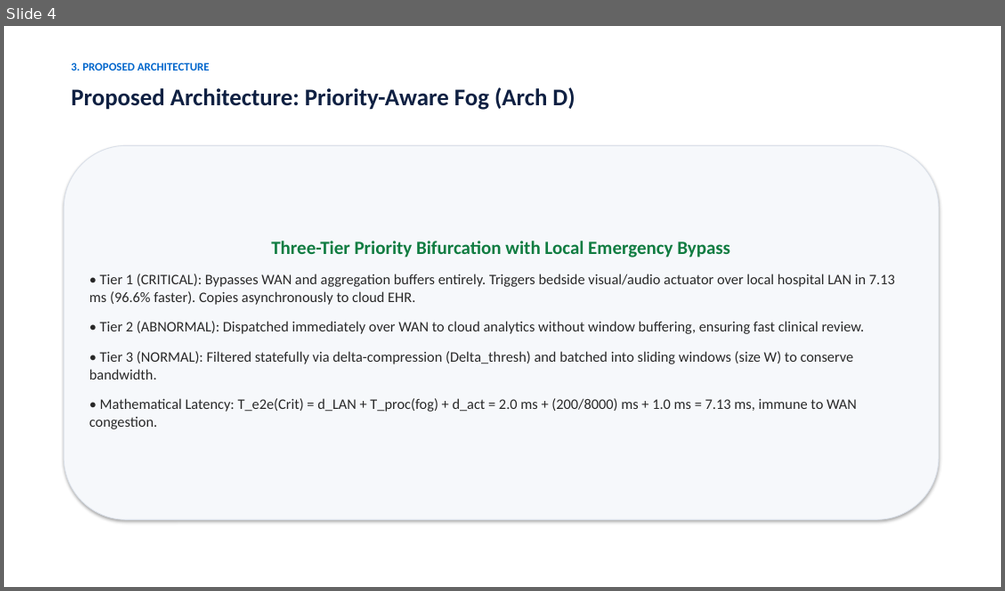
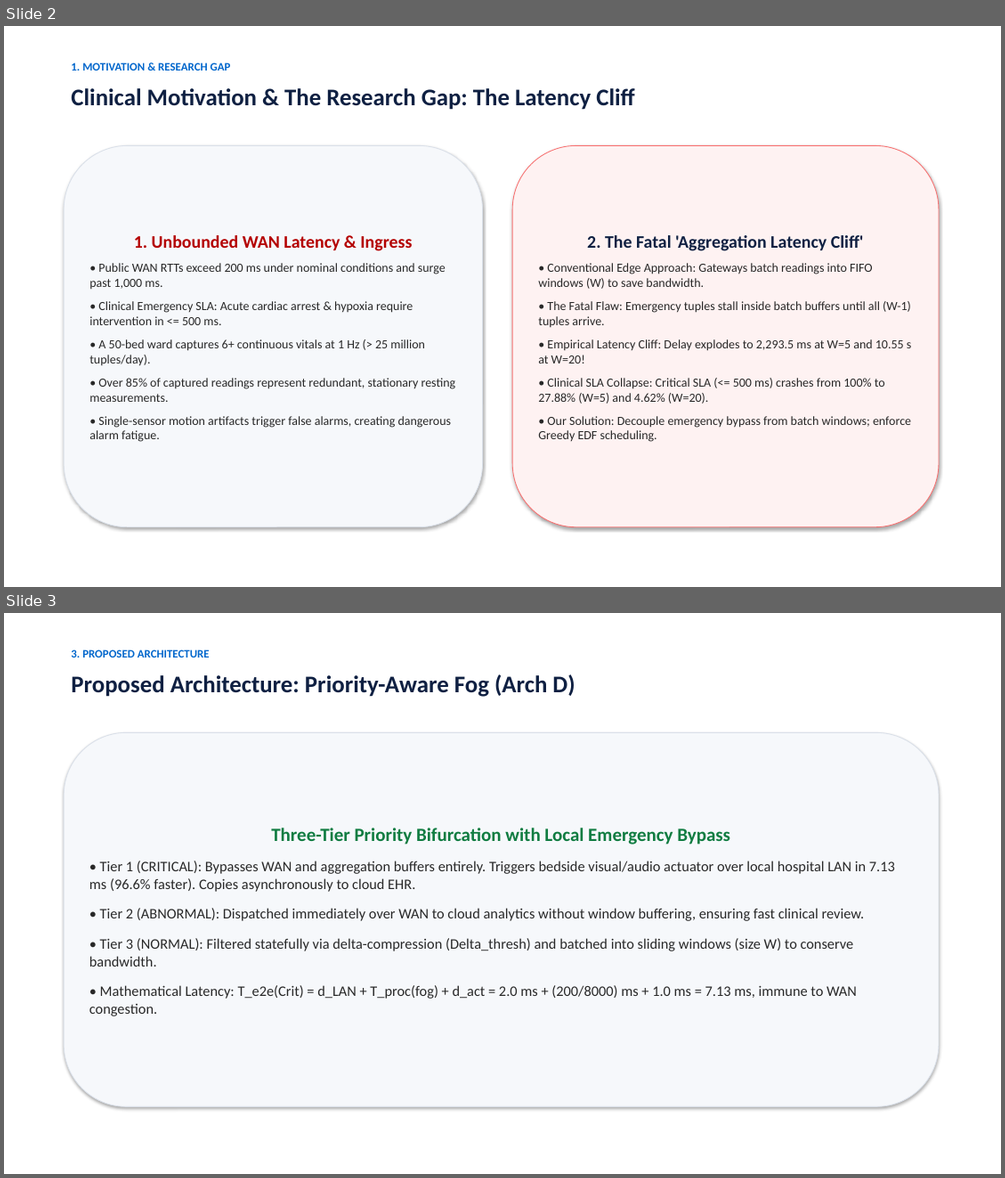
Before and after one commit to jayanthananthakrishnan-a11y/Fog-Assisted-Real-Time-Healthcare, a slide deck: presentation/Topic19_Healthcare_Fog_Presentation.pptx. Shown one above the other, each under a label of ours: slide 4 before the commit, slides 2 and 3 after it. The pictures are 1005x591 and 1005x1178 pixels, drawn with LibreOffice and Linux fonts; fonts in the diff are those of the drawing. Boxes give left, top, right and bottom in pixels: in the first picture for what was removed or moved away, otherwise in the second. Text is boxed around its words. In the diff, an @@ line names an element or a change of style, - is before the commit and + after.

```diff
--- a/presentation/Topic19_Healthcare_Fog_Presentation.pptx
+++ b/presentation/Topic19_Healthcare_Fog_Presentation.pptx
@@ slide 2 added at <box>4,26,1001,587</box>, background #FFFFFF @@
@@ text added at <box>71,62,231,70</box>, 11 pt, text #0066CC, bold @@
+1. MOTIVATION & RESEARCH GAP
@@ text added at <box>71,88,634,110</box>, 23 pt, text #0F2042, bold @@
+Clinical Motivation & The Research Gap: The Latency Cliff
@@ rounded rectangle added at <box>64,145,483,527</box>, fill #F6F8FB, outline #DAE0E9 0.75 pt, 12 pt, text #282828 @@
+1. Unbounded WAN Latency & Ingress
+• Public WAN RTTs exceed 200 ms under nominal conditions and surge past 1,000 ms.
+• Clinical Emergency SLA: Acute cardiac arrest & hypoxia require intervention in <= 500 ms.
+• A 50-bed ward captures 6+ continuous vitals at 1 Hz (> 25 million tuples/day).
+• Over 85% of captured readings represent redundant, stationary resting measurements.
+• Single-sensor motion artifacts trigger false alarms, creating dangerous alarm fatigue.
@@ rounded rectangle added at <box>512,145,938,527</box>, fill #FEF2F2, outline #F87171 0.75 pt, 12 pt, text #282828 @@
+2. The Fatal 'Aggregation Latency Cliff'
+• Conventional Edge Approach: Gateways batch readings into FIFO windows (W) to save bandwidth.
+• The Fatal Flaw: Emergency tuples stall inside batch buffers until all (W-1) tuples arrive.
+• Empirical Latency Cliff: Delay explodes to 2,293.5 ms at W=5 and 10.55 s at W=20!
+• Clinical SLA Collapse: Critical SLA (<= 500 ms) crashes from 100% to 27.88% (W=5) and 4.62% (W=20).
+• Our Solution: Decouple emergency bypass from batch windows; enforce Greedy EDF scheduling.
@@ what was slide 4 is now slide 3 @@
```
Also in this commit, not shown: 1 slide changed, 2 slides removed, 7 other files.
